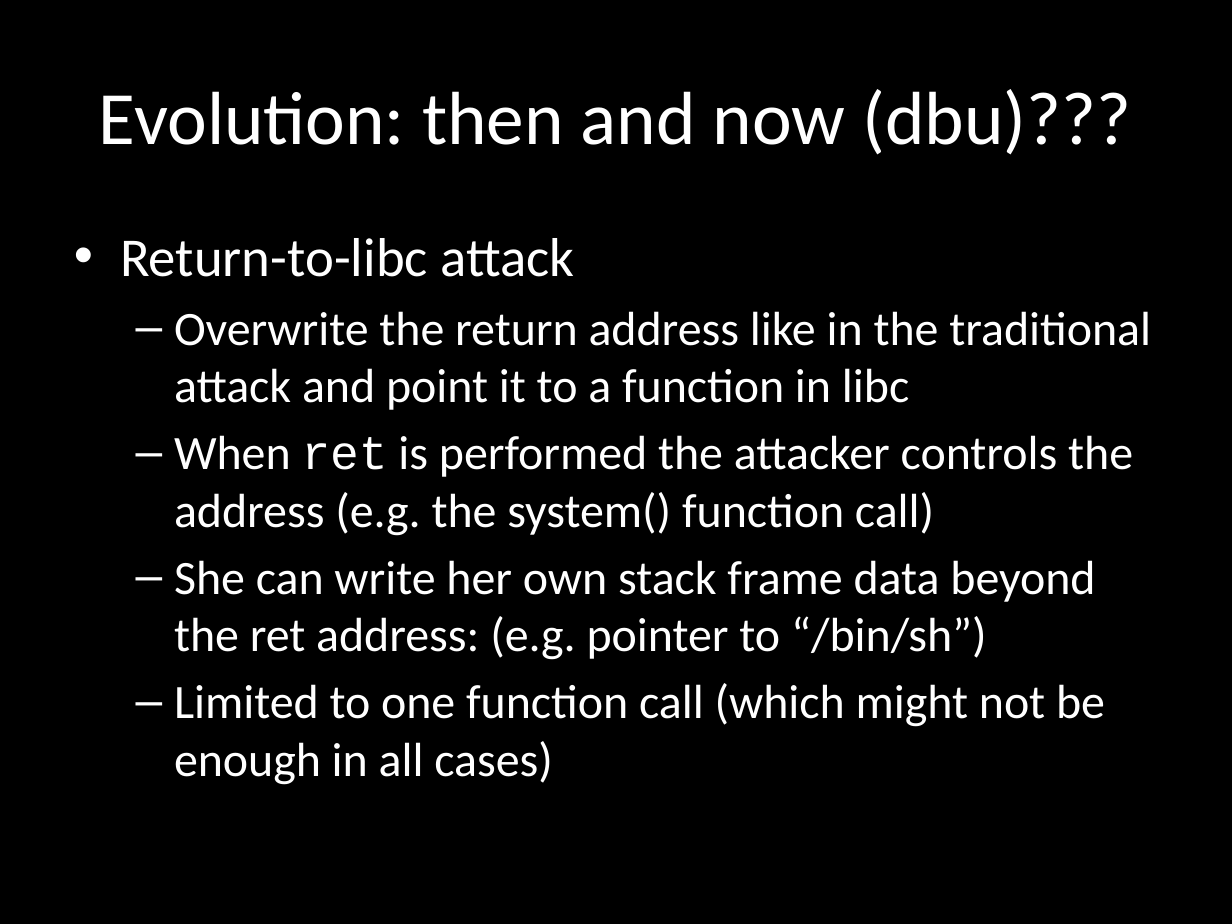
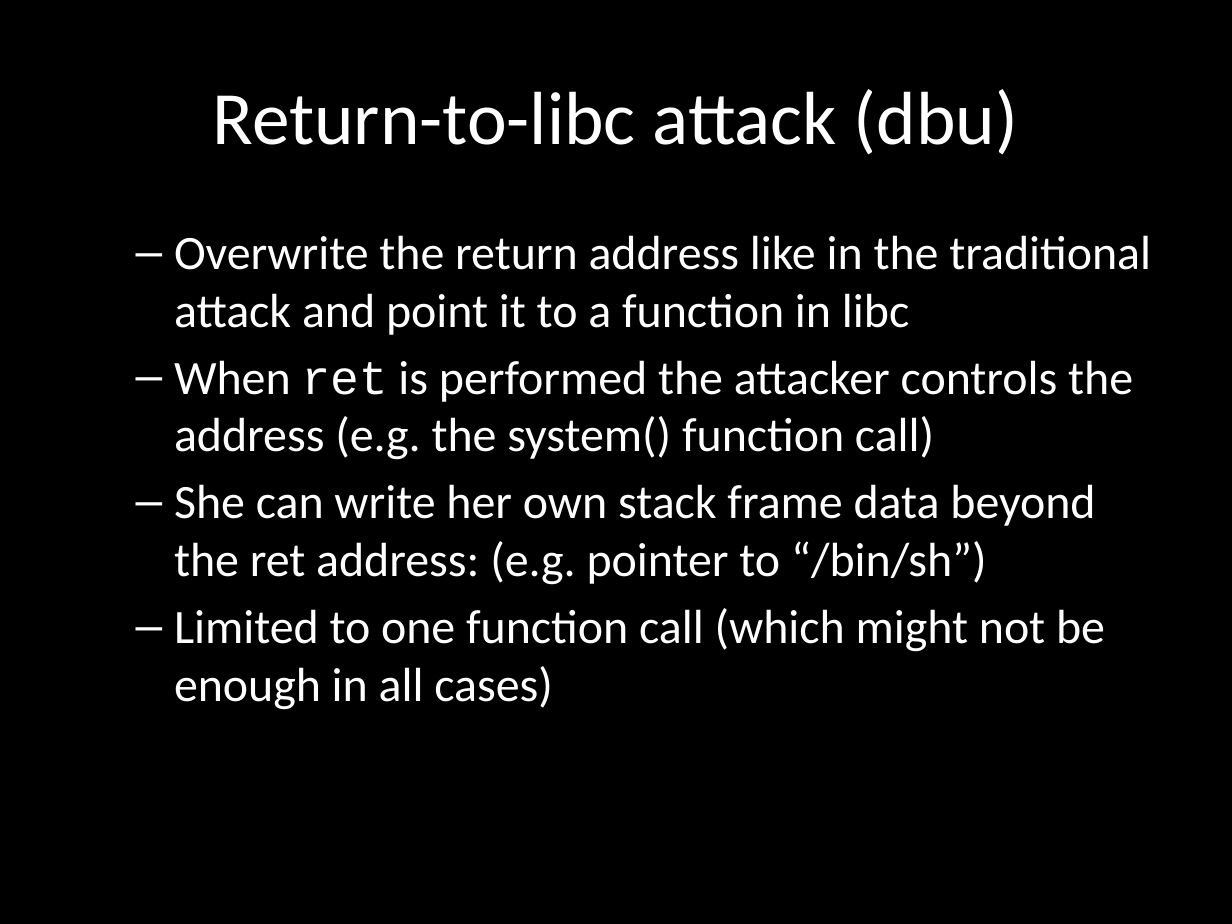
Before and after one commit to wuurrd/techzonepresentation, a slide deck: slide 24 of presentation.pptx (slide 14 before the commit). Drawn at 1232x924 pixels with LibreOffice and Linux fonts; fonts in the diff are those of the drawing. Boxes give left, top, right and bottom in pixels: in the first picture for what was removed or moved away, otherwise in the second. Text is boxed around its words. In the diff, an @@ line names an element or a change of style, - is before the commit and + after.

```diff
--- a/presentation.pptx
+++ b/presentation.pptx
@@ title at (213, 89, 1018, 155): text changed @@
-Evolution: then and now (dbu)???
+Return-to-libc attack (dbu)
@@ text at (120, 238, 574, 277): paragraph removed @@
-• Return-to-libc attack
```
Also in this commit, not shown: 1 other slide changed, 13 slides added, 5 slides removed.
